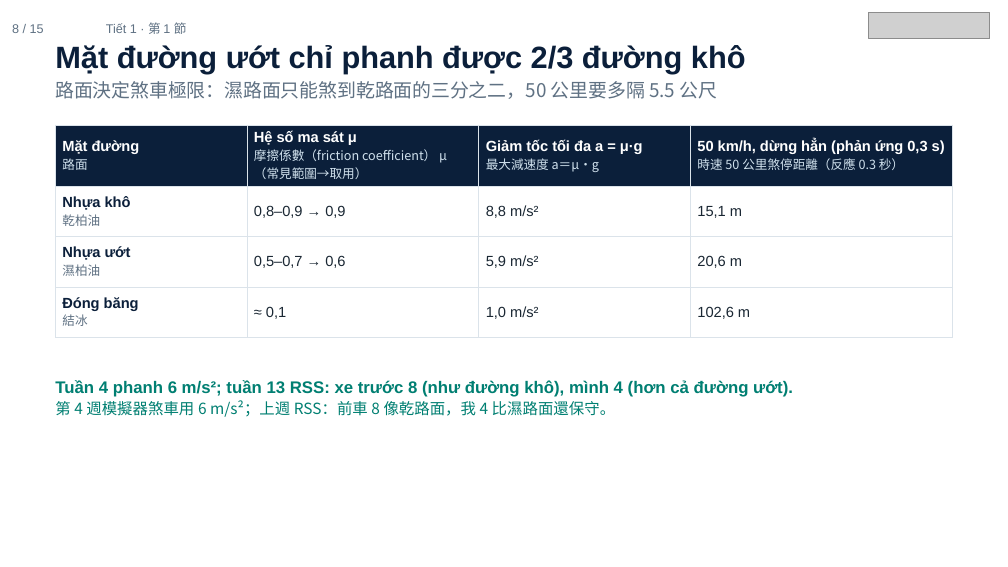
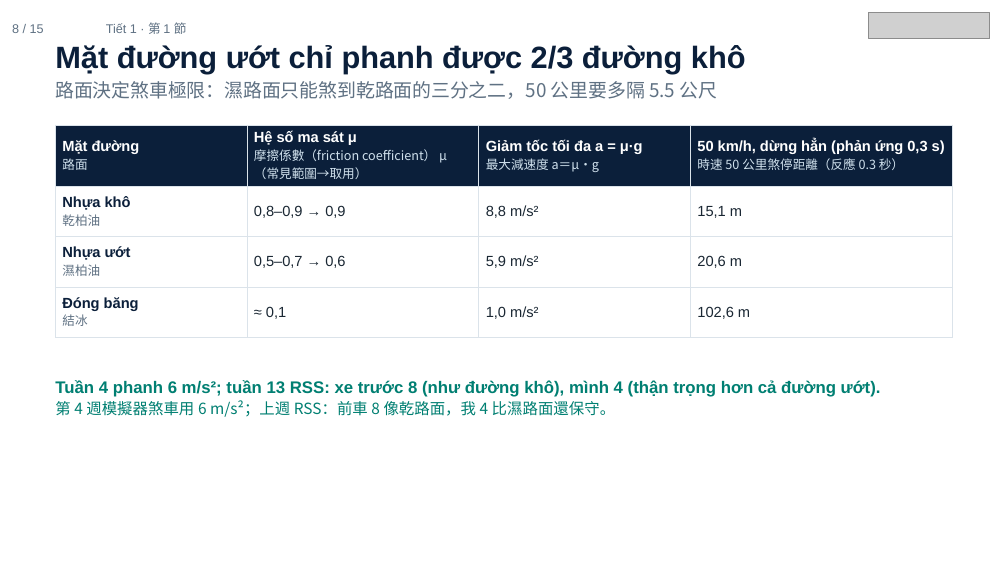
Before and after one commit to ch-neural/MITUST-Principles-of-Self-Driving-Cars, a slide deck: slide 8 of 第十四週(12-10)/第十四週_第1節_簡報.pptx. Drawn at 1008x567 pixels with LibreOffice and Linux fonts; fonts in the diff are those of the drawing; grey boxes stand for pictures. Boxes give left, top, right and bottom in pixels: in the first picture for what was removed or moved away, otherwise in the second. Text is boxed around its words. In the diff, an @@ line names an element or a change of style, - is before the commit and + after.

```diff
--- a/第十四週(12-10)/第十四週_第1節_簡報.pptx
+++ b/第十四週(12-10)/第十四週_第1節_簡報.pptx
@@ text at <box>55,380,881,397</box>: text changed @@
-Tuần 4 phanh 6 m/s²; tuần 13 RSS: xe trước 8 (như đường khô), mình 4 (hơn cả đường ướt).
+Tuần 4 phanh 6 m/s²; tuần 13 RSS: xe trước 8 (như đường khô), mình 4 (thận trọng hơn cả đường ướt).
```
Also in this commit, not shown: 1 other slide changed, 10 other files.
